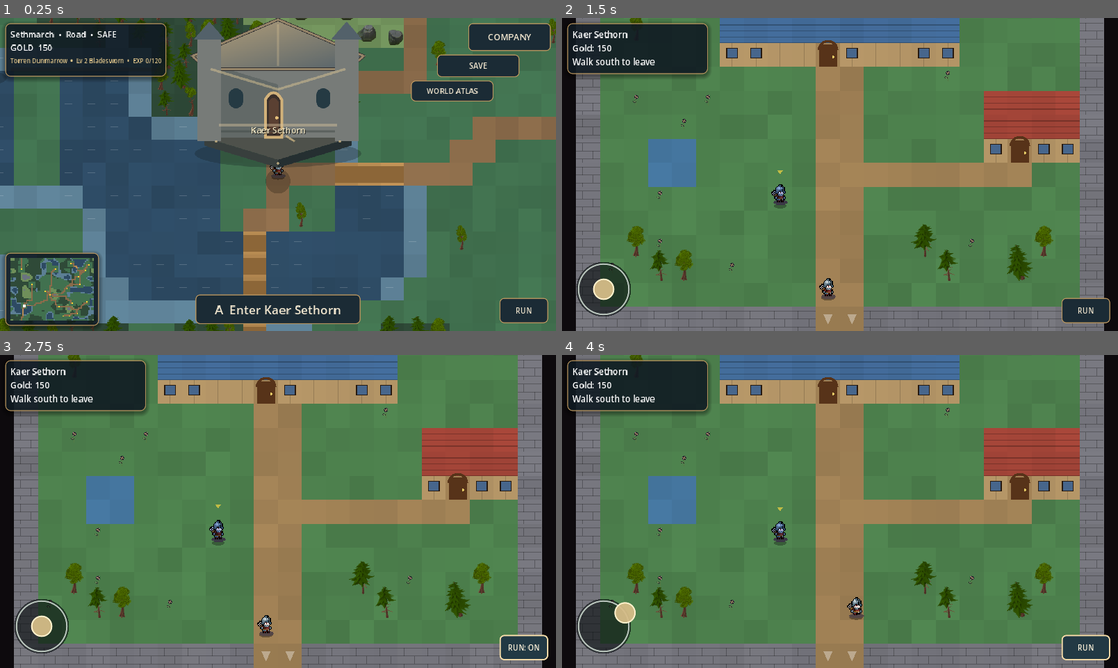
Above: before the commit, frames 1-4 (two rows, left to right).
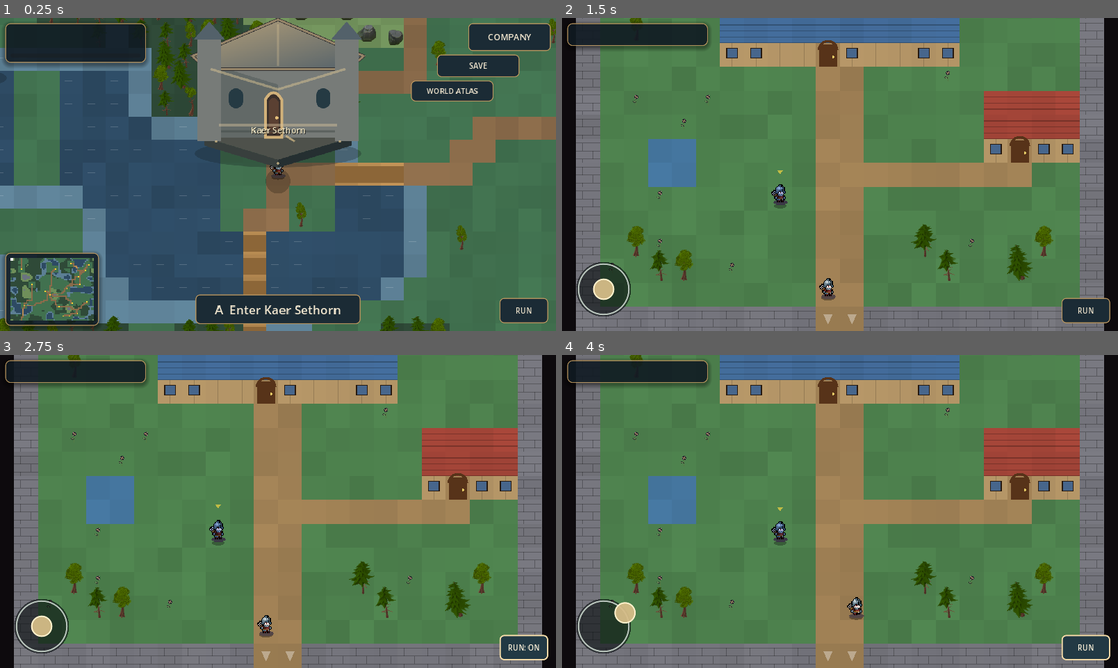
Above: after the commit, the same moments.

Repository: ninjun42215-gif/KindleWake
Game: Godot game, scene res://World.tscn
Two runs of this game, one before a commit and one after it. Both use one fixed random seed, a clock stepped at 60 frames per second and the inputs below. This scene is started directly instead of the project's main scene.
Inputs (mouse positions are in pixels of both pictures, inside the frame that each line leads up to):
- Up to frame 1 (0.25 s): no input
- Up to frame 2 (1.5 s): click "A Enter Kaer Sethorn" at 0.5 s; click "Enter Kaer Sethorn" at 1.25 s
- Up to frame 3 (2.75 s): click "RUN" at 2 s
- Up to frame 4 (4 s): click "RUN: ON" at 2.75 s; drag from (606, 627) to (895, 442) at 3.52 s

The runs differ from the first frame. In frame 1, 2.5% of the frame differs, in the area x 0-31%, y 1-93%; in frame 2, 2.7%, in the area x 0-27%, y 4-20%; in frame 3, 2.7%; in frame 4, 2.7%.
Error after the commit: Parse Error: Could not preload resource script "res://scripts/battle/battle_unit.gd". (res://scripts/core/character_sheet.gd:4)

Commit message:
feat: connect companion personality to tactical battle AI

Diff:
--- a/Kindlewake/scripts/battle/battle_unit.gd
+++ b/Kindlewake/scripts/battle/battle_unit.gd
@@ -33,6 +33,9 @@
 var kill_exp: int = 0                # EXP value of this unit's kills (statistic only; rewards are paid by PartyState)
 var skill_mods: Dictionary = {}      # skill id -> power bonus percent (support sigils)
 var reward: Dictionary = {}          # {"exp","ap","gold"} paid to the party when this enemy is defeated
+var traits: Array[String] = []
+var personality: Dictionary = {}       # transient tactical context copied from the campaign character sheet
+var companion_bonds: Dictionary = {}   # other deployed companions keyed by character ID
 
 
 func stat(key: String) -> int:
@@ -80,6 +83,10 @@
     u.jump = int(class_def.get("jump", 1))
     u.skill_mods = (char_def.get("skill_mods", {}) as Dictionary).duplicate()
     u.reward = (char_def.get("reward", {}) as Dictionary).duplicate()
+    for trait_id in char_def.get("traits", []):
+        u.traits.append(str(trait_id))
+    u.personality = (char_def.get("personality", {}) as Dictionary).duplicate(true)
+    u.companion_bonds = (char_def.get("companion_bonds", {}) as Dictionary).duplicate(true)
     return u
 
 
@@ -92,7 +99,7 @@
         "skills": skills.duplicate(), "is_protagonist": is_protagonist, "is_commander": is_commander,
         "move": move, "jump": jump, "ctb": ctb, "has_moved": has_moved, "has_acted": has_acted,
         "statuses": statuses.duplicate(true), "kills": kills, "kill_exp": kill_exp,
-        "skill_mods": skill_mods.duplicate(), "reward": reward.duplicate(),
+        "skill_mods": skill_mods.duplicate(), "reward": reward.duplicate(),\n        "traits": traits.duplicate(), "personality": personality.duplicate(true), "companion_bonds": companion_bonds.duplicate(true),
     }
 
 
@@ -133,4 +140,8 @@
     u.kill_exp = int(d.get("kill_exp", 0))
     u.skill_mods = (d.get("skill_mods", {}) as Dictionary).duplicate()
     u.reward = (d.get("reward", {}) as Dictionary).duplicate()
+    for trait_id in d.get("traits", []):
+        u.traits.append(str(trait_id))
+    u.personality = (d.get("personality", {}) as Dictionary).duplicate(true)
+    u.companion_bonds = (d.get("companion_bonds", {}) as Dictionary).duplicate(true)
     return u
